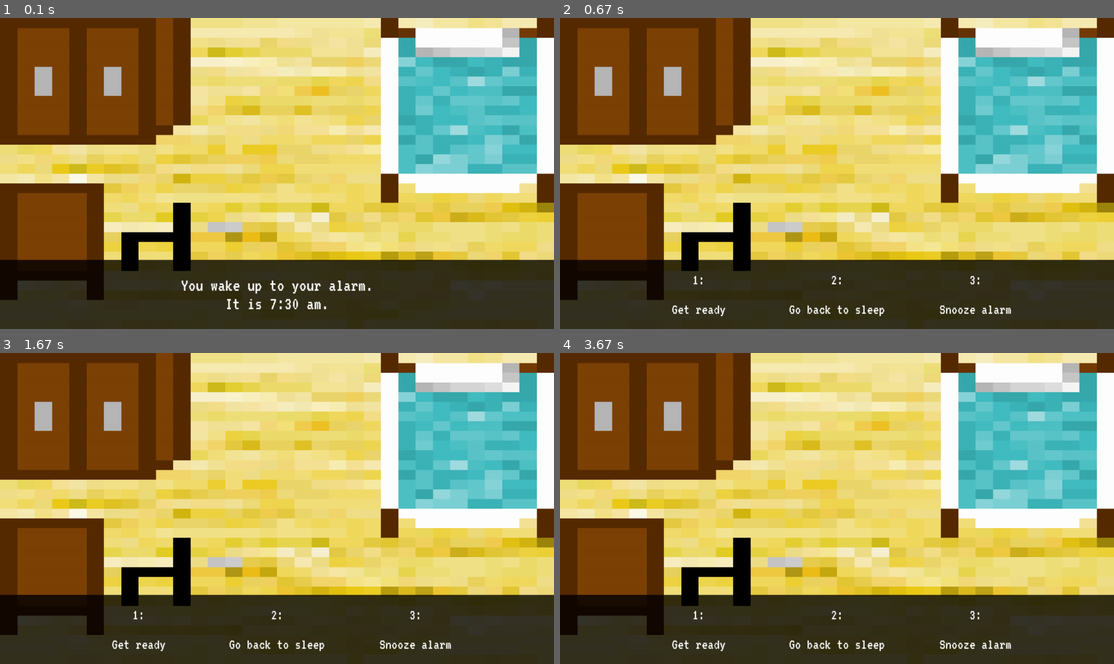
Above: before the commit, frames 1-4 (two rows, left to right).
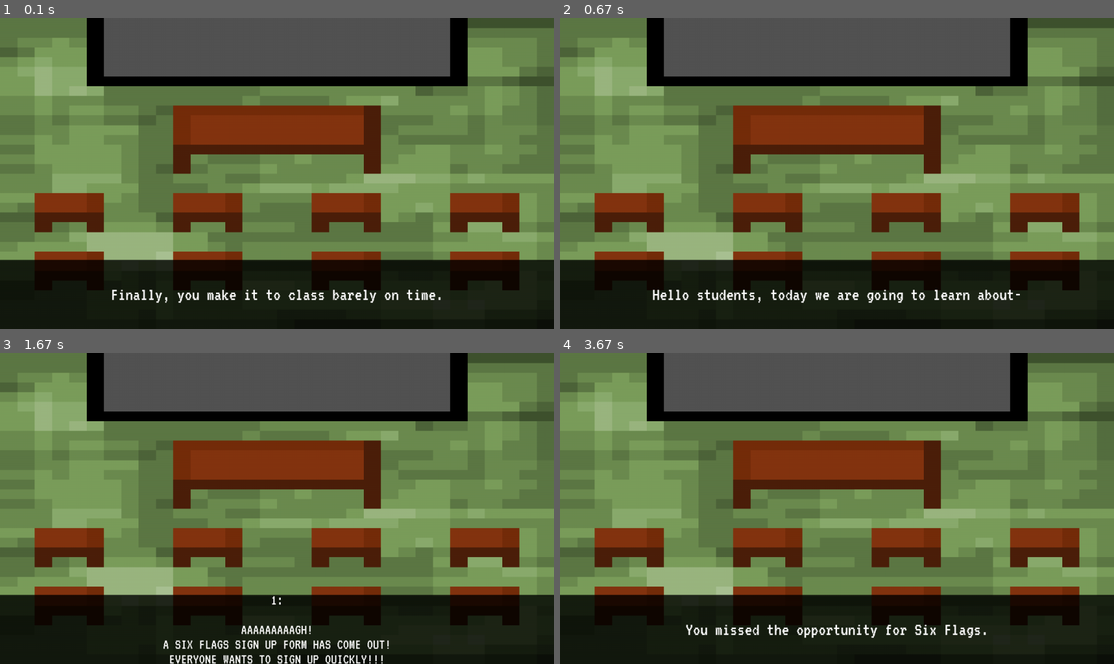
Above: after the commit, the same moments.

Repository: tymatt1/AnOrdinaryDay
Game: pygame game, started from src/main.py
Same seed, same stepped clock (60 frames per second), same inputs: the game is played once before the commit and once after it.
Inputs:
- Up to frame 1 (0.1 s): no input
- Up to frame 2 (0.67 s): tap Space at 0.33 s
- Up to frame 3 (1.67 s): tap Space at 0.73, 1.03 s
- Up to frame 4 (3.67 s): no input

The runs differ from the first frame. In frame 1, 94% of the frame differs, in the area x 0-100%, y 0-100%; in frame 2, 95%; in frame 3, 94%; in frame 4, 95%.

Commit message:
start class

Diff:
--- a/src/evenMoreScenes.py
+++ b/src/evenMoreScenes.py
@@ -2,4 +2,12 @@
 import Assets
 
 
-goToClass = None
+sixFlags = None
+
+terroristsEnter = None
+
+goToClass = Scene(terroristsEnter, Assets.classroom, StaticsList(),
+                  TextBox("Finally, you make it to class barely on time."),
+                  TextBox("Hello students, today we are going to learn about-"),
+                  QuickTimeEvent("AAAAAAAAAGH!\nA SIX FLAGS SIGN UP FORM HAS COME OUT!\nEVERYONE WANTS TO SIGN UP QUICKLY!!!", 3, sixFlags),
+                  TextBox("You missed the opportunity for Six Flags."))
--- a/src/scenes.py
+++ b/src/scenes.py
@@ -57,4 +57,4 @@
 
 
 
-currentScene = dorm  # make this equal to the first scene
+currentScene = goToClass  # make this equal to the first scene
